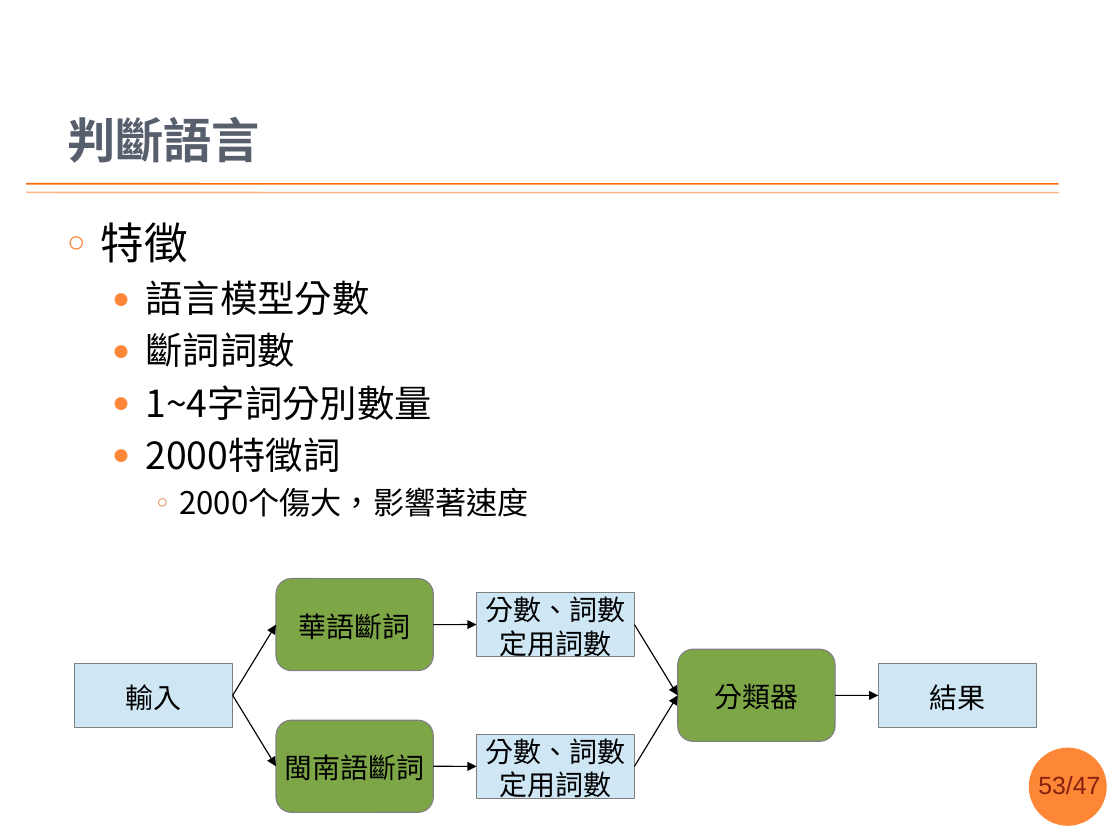
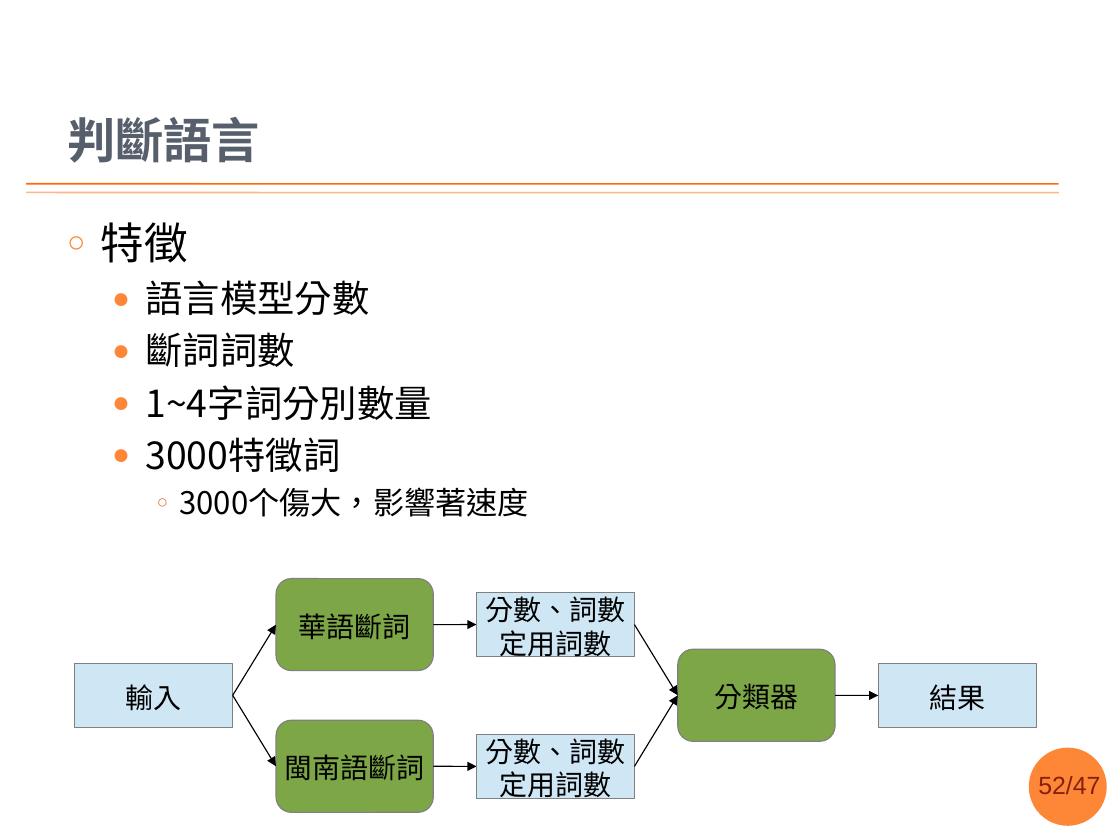
Before and after one commit to sih4sing5hong5/po3-ko3_tau5-iann2-phinn3, a slide deck: slide 52 of 翻譯報告.pptx (slide 53 before the commit). Drawn at 1120x840 pixels with LibreOffice and Linux fonts; fonts in the diff are those of the drawing; background and template pictures are left out. Boxes give left, top, right and bottom in pixels: in the first picture for what was removed or moved away, otherwise in the second. Text is boxed around its words. In the diff, an @@ line names an element or a change of style, - is before the commit and + after.

```diff
--- a/翻譯報告.pptx
+++ b/翻譯報告.pptx
@@ text at (146,437,529,517): text changed @@
-  ● 2000特徵詞
-    ○ 2000个傷大，影響著速度
+  ● 3000特徵詞
+    ○ 3000个傷大，影響著速度
@@ page number at (1038,776,1100,794): text changed @@
-53/47
+52/47
```
Also in this commit, not shown: 11 other slides changed, 1 slide removed.
